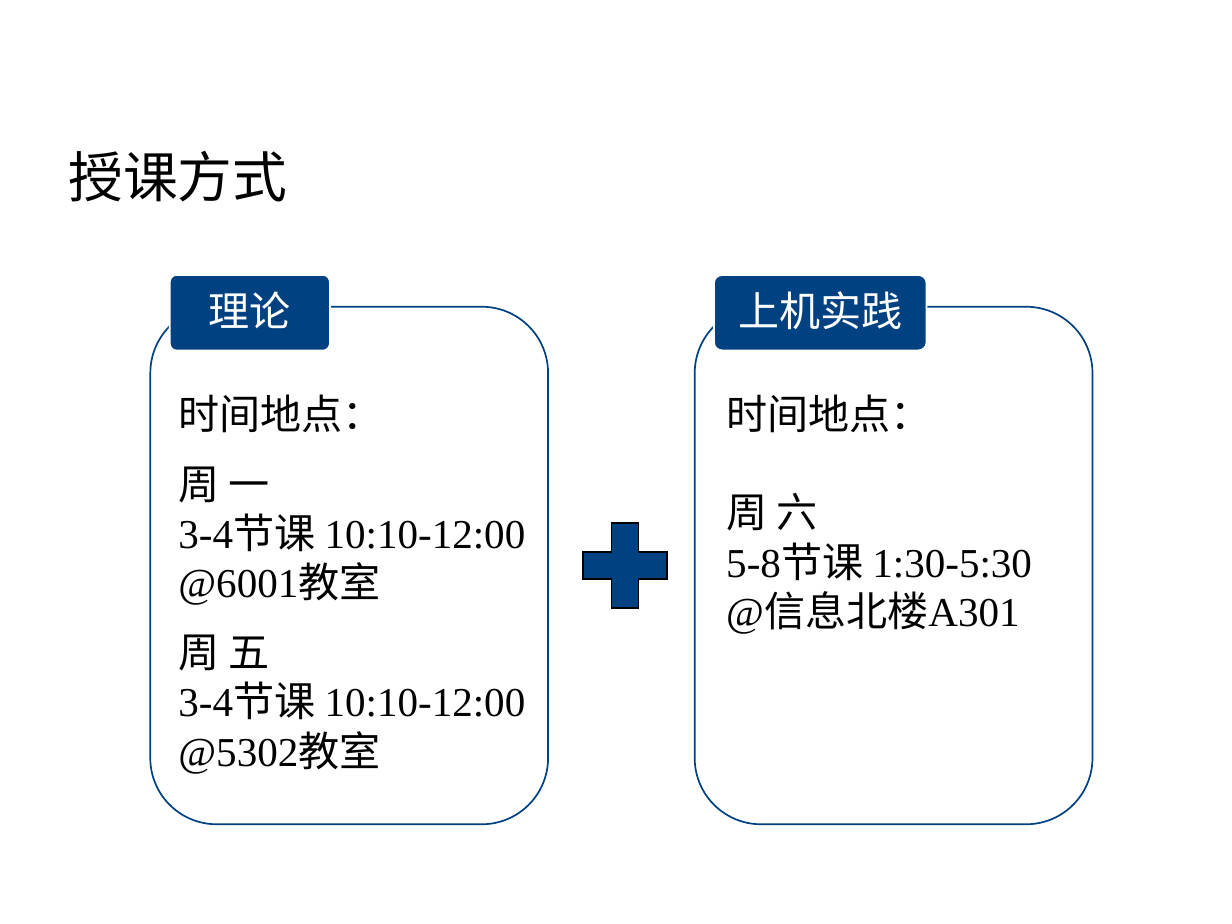
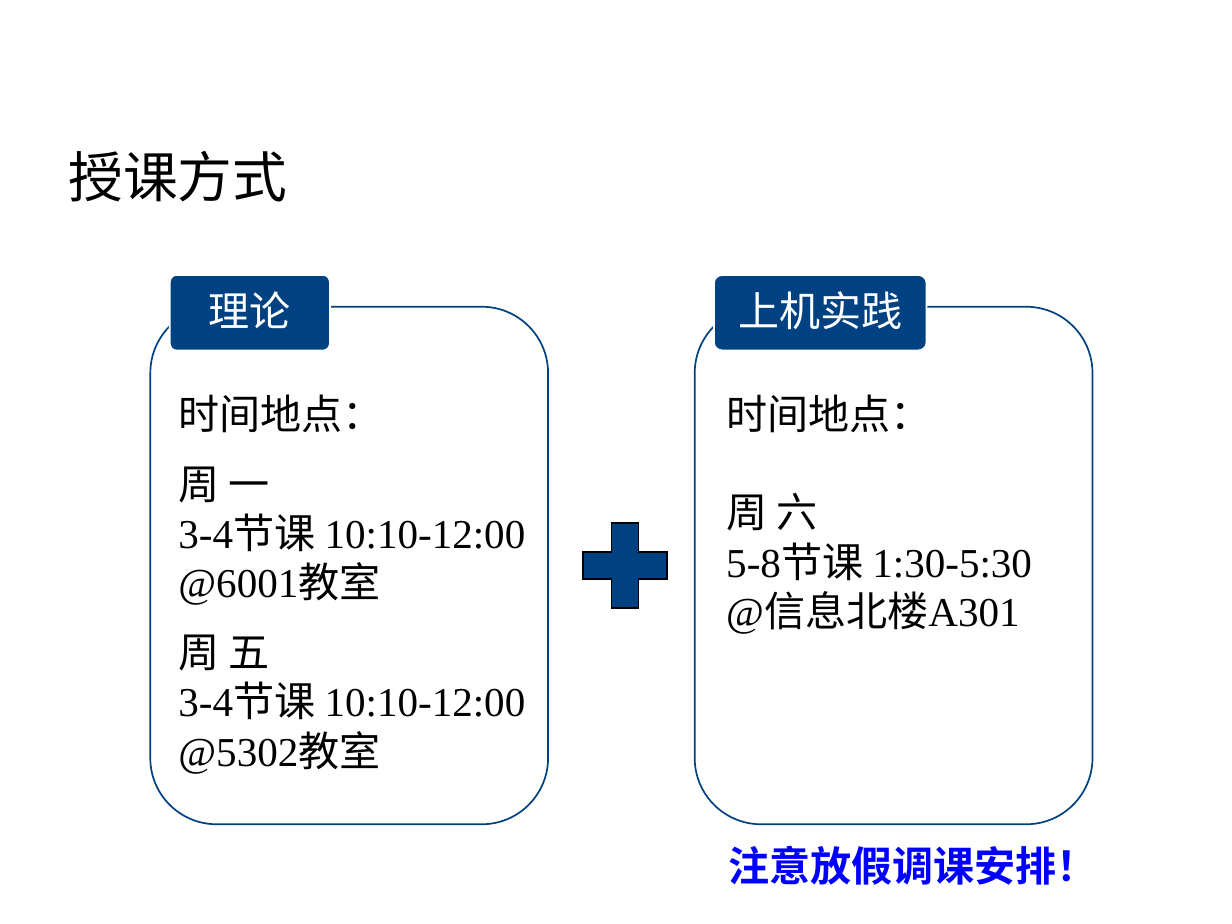
Before and after one commit to rshouc/Advanced-Programming-2018-Autumn, a slide deck: slide 11 of Slides/0 课程概况.pptx. Drawn at 1232x924 pixels with LibreOffice and Linux fonts; fonts in the diff are those of the drawing; background and template pictures are left out. Boxes give left, top, right and bottom in pixels: in the first picture for what was removed or moved away, otherwise in the second. Text is boxed around its words. In the diff, an @@ line names an element or a change of style, - is before the commit and + after.

```diff
--- a/Slides/0 课程概况.pptx
+++ b/Slides/0 课程概况.pptx
@@ text added at (x1=728, y1=845, x2=1098, y2=885), 24 pt, text #0000FF, bold @@
+注意放假调课安排！
```
Also in this commit, not shown: 4 other slides changed, 1 slide added, 4 other files.
